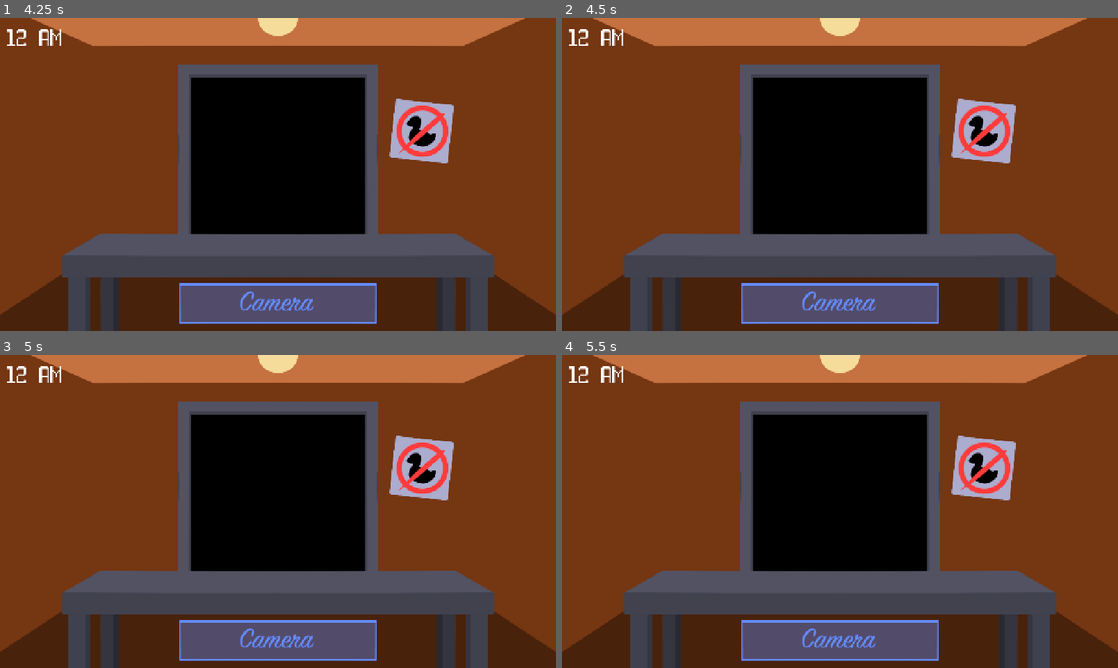
Above: before the commit, frames 1-4 (two rows, left to right).
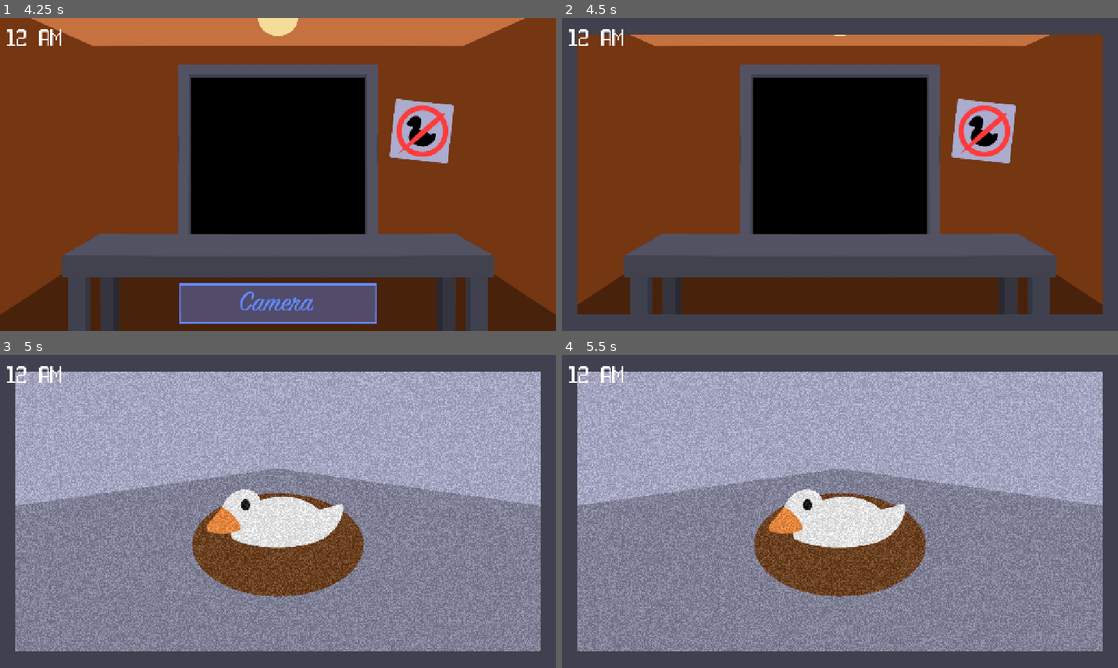
Above: after the commit, the same moments.

Repository: jillzilla/ONWAG
Game: Godot game, scene res://assets/scenes/title_screen.tscn
Same seed, same stepped clock (60 frames per second), same inputs: the game is played once before the commit and once after it.
Inputs (mouse positions are in pixels of both pictures, inside the frame that each line leads up to):
- Up to frame 1 (4.25 s): click "Play Game" at 0.5 s; tap Enter at 1.25, 2.75 s; move the mouse to (400, 158) at 1.27 s; tap Space at 2, 3.5 s; move the mouse to (166, 190) at 2.02 s; move the mouse to (333, 105) at 2.77 s; move the mouse to (250, 237) at 3.52 s
- Up to frame 2 (4.5 s): click (840, 302) at 4.25 s
- Up to frame 3 (5 s): no input
- Up to frame 4 (5.5 s): click (840, 639) at 5.02 s

Frame 1 is identical in both runs. In frame 2, 18% of the frame differs, in the area x 0-100%, y 0-100%; in frame 3, 99%; in frame 4, 99%.

Commit message:
monitor mechanic, new assets

Diff:
--- /dev/null
+++ b/assets/mechanics/Mechanics.gd
@@ -0,0 +1,2 @@
+extends Node
+class_name Mechanics
--- /dev/null
+++ b/assets/mechanics/MonitorMechanic.gd
@@ -0,0 +1,40 @@
+extends Mechanics
+class_name MonitorMechanic
+
+#variables
+@export var button : TextureButton;
+@export var monitor : AnimatedSprite2D;
+@export var screen : Node2D;
+
+var isOpen : bool = false;
+
+#functions
+func _ready() -> void:
+	button.connect("mouse_entered",_button_mouse_entered);
+	monitor.connect("animation_finished",_monitor_animation_finished);
+
+func _process(_delta: float) -> void:
+	if get_viewport().get_mouse_position().y <= button.position.y - button.size.y / 2:
+		if button.disabled:
+			button.disabled = true;
+			button.visible = true;
+
+func _button_mouse_entered() -> void:
+	button.disabled = true;
+	button.visible = false;
+
+	screen.visible = false;
+
+	if !isOpen:
+		monitor.visible = true;
+		monitor.play("default");
+		isOpen = true;
+	else:
+		monitor.play_backwards("default");
+		isOpen = false;
+
+func _monitor_animation_finished() -> void:
+	if !isOpen:
+		monitor.visible = false;
+	else:
+		screen.visible = true;
--- a/assets/scenes/gameplay.tscn
+++ b/assets/scenes/gameplay.tscn
@@ -6,9 +6,13 @@
 [ext_resource type="SpriteFrames" uid="uid://c7g7omeptbde0" path="res://assets/sprite_frames/monitor_sprite_frames.tres" id="3_17b01"]
 [ext_resource type="Texture2D" uid="uid://dptwybxhqt6ji" path="res://assets/images/cam1.png" id="3_fw4li"]
 [ext_resource type="FontFile" uid="uid://bxug85dll2rqu" path="res://assets/fonts/double_pixel-7.ttf" id="3_mrbpc"]
+[ext_resource type="Texture2D" uid="uid://o6ccqoy8qt8k" path="res://assets/images/gooseA1.png" id="4_71vsi"]
 [ext_resource type="Texture2D" uid="uid://6dgx3bnngsb0" path="res://assets/images/cam2or3.png" id="4_kqp6g"]
+[ext_resource type="Texture2D" uid="uid://drajmcace2qcm" path="res://assets/images/gooseA2.png" id="5_bl36o"]
 [ext_resource type="Texture2D" uid="uid://i8b6wsk0kx10" path="res://assets/images/b_box.png" id="5_kqp6g"]
 [ext_resource type="Texture2D" uid="uid://c4ykjrqndageb" path="res://assets/images/c-knife.png" id="6_f1ux5"]
+[ext_resource type="SpriteFrames" uid="uid://827yyvhna151" path="res://assets/sprite_frames/static_sprite_frames.tres" id="7_hogfr"]
+[ext_resource type="Script" uid="uid://5vhl1yhf6xqe" path="res://assets/mechanics/MonitorMechanic.gd" id="10_qk4f4"]
 
 [node name="Gameplay" type="Node" unique_id=1891329687]
 
@@ -28,12 +32,21 @@
 metadata/_edit_lock_ = true
 
 [node name="CameraA" type="Sprite2D" parent="HUD/CameraScreen" unique_id=212611089]
-position = Vector2(640, -360)
+position = Vector2(640, 360)
 texture = ExtResource("3_fw4li")
 metadata/_edit_lock_ = true
 
+[node name="Goose1" type="Sprite2D" parent="HUD/CameraScreen/CameraA" unique_id=1239751093]
+texture = ExtResource("4_71vsi")
+metadata/_edit_lock_ = true
+
+[node name="Goose2" type="Sprite2D" parent="HUD/CameraScreen/CameraA" unique_id=925916742]
+visible = false
+texture = ExtResource("5_bl36o")
+metadata/_edit_lock_ = true
+
 [node name="CameraB" type="Sprite2D" parent="HUD/CameraScreen" unique_id=697281570]
-position = Vector2(-640, 360)
+position = Vector2(-640, -360)
 texture = ExtResource("4_kqp6g")
 metadata/_edit_lock_ = true
 
@@ -42,12 +55,19 @@
 metadata/_edit_lock_ = true
 
 [node name="CameraC" type="Sprite2D" parent="HUD/CameraScreen" unique_id=901861017]
-position = Vector2(1920, 360)
+position = Vector2(1920, -360)
 texture = ExtResource("4_kqp6g")
 metadata/_edit_lock_ = true
 
 [node name="Knife" type="Sprite2D" parent="HUD/CameraScreen/CameraC" unique_id=2120968957]
 texture = ExtResource("6_f1ux5")
+metadata/_edit_lock_ = true
+
+[node name="Static" type="AnimatedSprite2D" parent="HUD/CameraScreen" unique_id=1712123250]
+modulate = Color(1, 1, 1, 0.2)
+sprite_frames = ExtResource("7_hogfr")
+autoplay = "default"
+centered = false
 metadata/_edit_lock_ = true
 
 [node name="Monitor" type="AnimatedSprite2D" parent="HUD" unique_id=1322045113]
@@ -89,3 +109,10 @@
 theme_override_font_sizes/font_size = 64
 text = "12 AM"
 metadata/_edit_lock_ = true
+
+[node name="MonitorMechanic" type="Node" parent="." unique_id=1541293040 node_paths=PackedStringArray("button", "monitor", "screen")]
+script = ExtResource("10_qk4f4")
+button = NodePath("../HUD/MonitorButton")
+monitor = NodePath("../HUD/Monitor")
+screen = NodePath("../HUD/CameraScreen")
+metadata/_custom_type_script = "uid://5vhl1yhf6xqe"
--- /dev/null
+++ b/assets/sprite_frames/static_sprite_frames.tres
@@ -0,0 +1,26 @@
+[gd_resource type="SpriteFrames" format=3 uid="uid://827yyvhna151"]
+
+[ext_resource type="Texture2D" uid="uid://b31cx6rgb77gu" path="res://assets/images/static1.png" id="1_0dnx5"]
+[ext_resource type="Texture2D" uid="uid://dt8ia5mge4qyn" path="res://assets/images/static2.png" id="2_iucdm"]
+[ext_resource type="Texture2D" uid="uid://c0adsp4pafw8f" path="res://assets/images/static3.png" id="3_i3725"]
+[ext_resource type="Texture2D" uid="uid://be644g83sothy" path="res://assets/images/static4.png" id="4_cor0x"]
+
+[resource]
+animations = [{
+"frames": [{
+"duration": 1.0,
+"texture": ExtResource("1_0dnx5")
+}, {
+"duration": 1.0,
+"texture": ExtResource("2_iucdm")
+}, {
+"duration": 1.0,
+"texture": ExtResource("3_i3725")
+}, {
+"duration": 1.0,
+"texture": ExtResource("4_cor0x")
+}],
+"loop": true,
+"name": &"default",
+"speed": 30.0
+}]
Binary file added: assets/images/gooseA1.png
Not shown, added: assets/images/gooseA1.png.import
Binary file added: assets/images/gooseA2.png
Not shown, added: assets/images/gooseA2.png.import
Binary file removed: assets/images/static.png
Binary file added: assets/images/static1.png
Not shown, changed: assets/images/static1.png.import
Binary file added: assets/images/static2.png
Not shown, added: assets/images/static2.png.import
Binary file added: assets/images/static3.png
Not shown, added: assets/images/static3.png.import
Binary file added: assets/images/static4.png
(and 3 more such lines)
